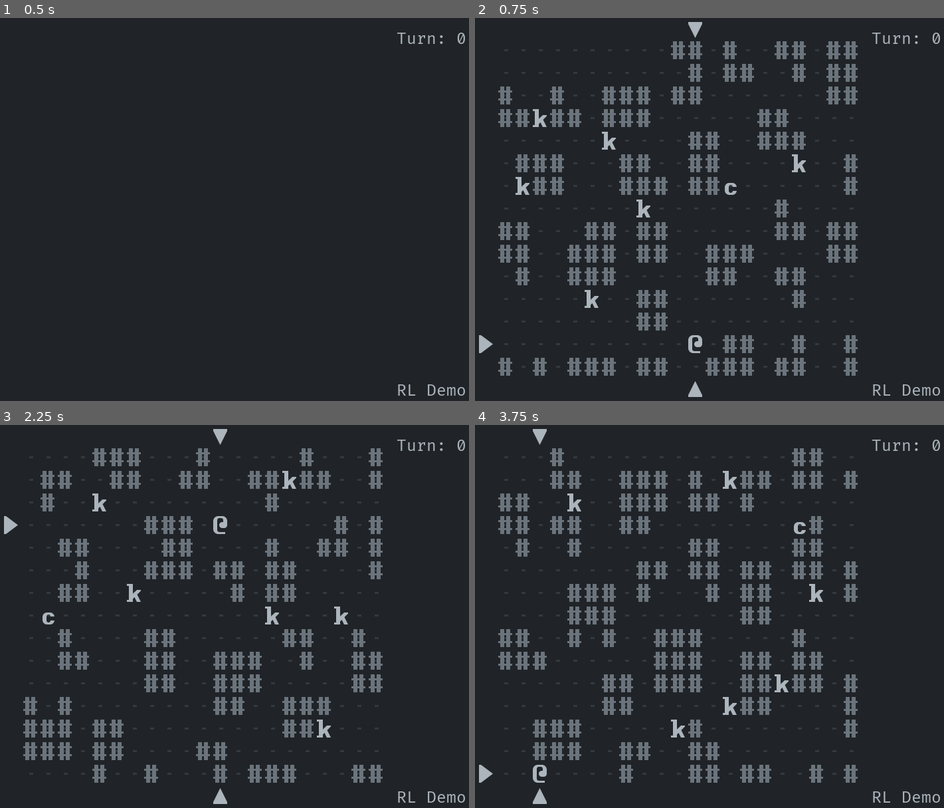
Above: before the commit, frames 1-4 (two rows, left to right).
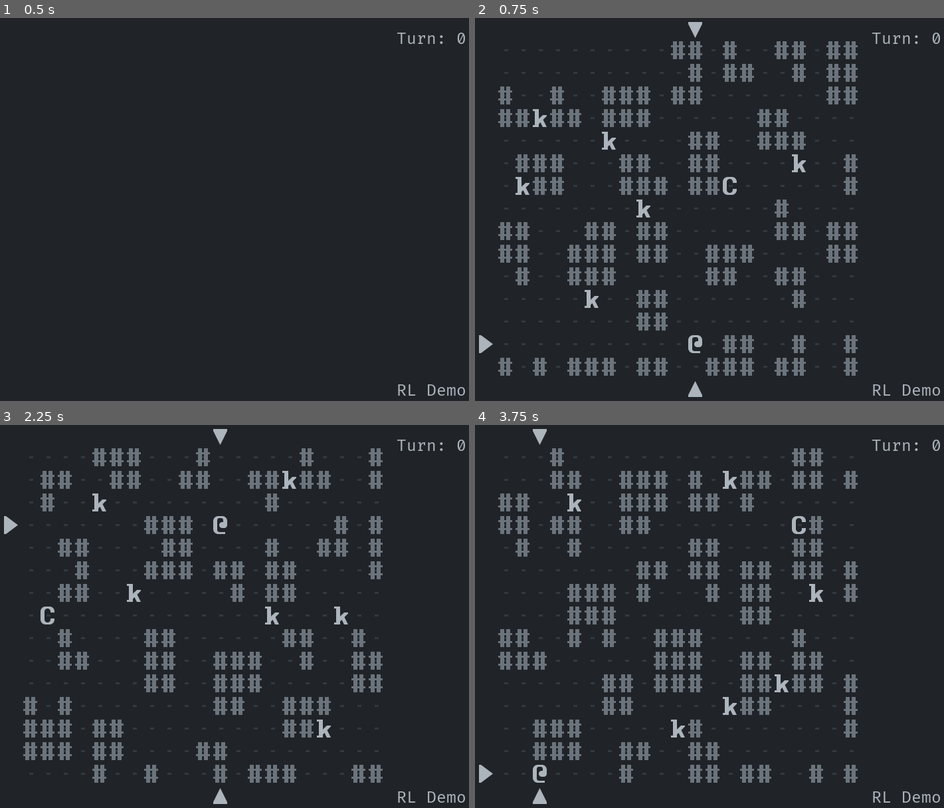
Above: after the commit, the same moments.

Repository: Bozar/OneMoreLevel
Game: Godot game, scene res://scene/main/MainScene.tscn
The game is run twice, just before and just after one commit, with the same random seed, the same clock (stepped at 60 frames per second) and the same inputs.
Inputs:
- Up to frame 1 (0.5 s): no input
- Up to frame 2 (0.75 s): tap Enter at 0.5 s; hold Right (move_right) from 0.53 s (still down); tap Space (init_world) at 0.6 s
- Up to frame 3 (2.25 s): tap Space (init_world) at 1.25, 2.1 s; release Right (move_right) at 1.28 s; hold Down (move_down) 1.28-2.03 s; tap . (wait) at 1.35 s; tap Enter at 2 s; hold Right (move_right) from 2.03 s (still down)
- Up to frame 4 (3.75 s): tap Space (init_world) at 2.75, 3.6 s; release Right (move_right) at 2.78 s; hold Up (move_up) 2.78-3.53 s; tap . (wait) at 2.85 s; tap Enter at 3.5 s; hold Left (move_left) from 3.53 s (still down)

Frame 1 is identical in both runs. In frame 2, less than 0.1% of the frame differs, in the area x 52-56%, y 41-47%; in frame 3, less than 0.1%; in frame 4, less than 0.1%.

Commit message:
Change sprites.

Diff:
--- a/library/SpriteTypeTag.gd
+++ b/library/SpriteTypeTag.gd
@@ -1,12 +1,6 @@
 const DEFAULT: String = "default"
+const DEFAULT_2: String = "default_2"
+const DEFAULT_3: String = "default_3"
+
 const ACTIVE: String = "active"
 const PASSIVE: String = "passive"
-
-const ACTIVE_1: String = "active_1"
-const PASSIVE_1: String = "passive_1"
-
-const DEFAULT_2: String = "default_2"
-const ACTIVE_2: String = "active_2"
-
-const DEFAULT_3: String = "default_3"
-const ACTIVE_3: String = "active_3"
--- a/sprite/KnightBoss.tscn
+++ b/sprite/KnightBoss.tscn
@@ -5,17 +5,17 @@
 [sub_resource type="AtlasTexture" id=1]
 flags = 4
 atlas = ExtResource( 1 )
-region = Rect2( 72, 252, 24, 36 )
+region = Rect2( 72, 180, 24, 36 )
 
 [sub_resource type="AtlasTexture" id=2]
 flags = 4
 atlas = ExtResource( 1 )
-region = Rect2( 0, 252, 24, 36 )
+region = Rect2( 0, 180, 24, 36 )
 
 [sub_resource type="AtlasTexture" id=3]
 flags = 4
 atlas = ExtResource( 1 )
-region = Rect2( 96, 216, 24, 36 )
+region = Rect2( 96, 144, 24, 36 )
 
 [sub_resource type="AtlasTexture" id=4]
 flags = 4
--- a/sprite/KnightCaptain.tscn
+++ b/sprite/KnightCaptain.tscn
@@ -5,7 +5,7 @@
 [sub_resource type="AtlasTexture" id=1]
 flags = 4
 atlas = ExtResource( 1 )
-region = Rect2( 72, 216, 24, 36 )
+region = Rect2( 72, 144, 24, 36 )
 
 [sub_resource type="AtlasTexture" id=2]
 flags = 4
